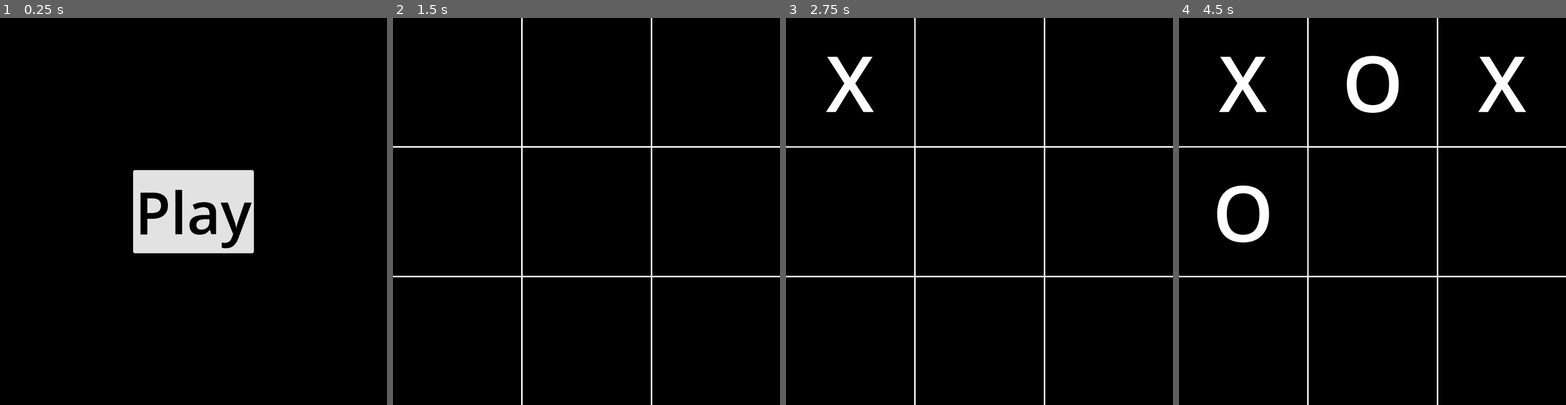
Above: before the commit, frames 1-4 (left to right).
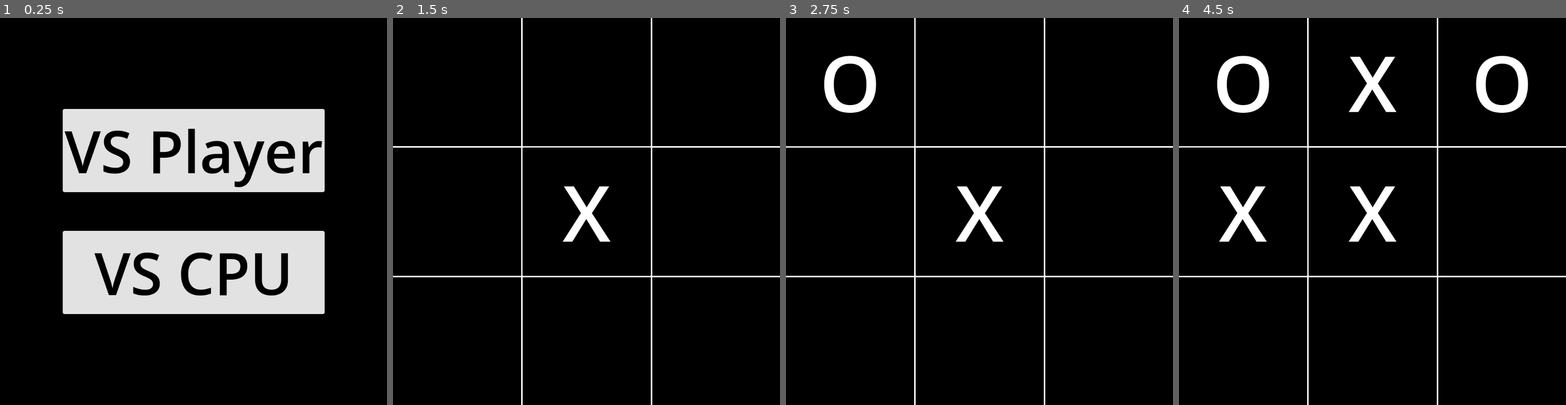
Above: after the commit, the same moments.

Repository: Vorgenstad/tic-tac-toe
Game: Godot game, scene res://scenes/main.tscn
Same seed, same stepped clock (60 frames per second), same inputs: the game is played once before the commit and once after it.
Inputs (mouse positions are in pixels of both pictures, inside the frame that each line leads up to):
- Up to frame 1 (0.25 s): no input
- Up to frame 2 (1.5 s): click (586, 149) at 0.5 s, where only the run after the commit has a clickable "VS Player"; click (586, 211) at 1.25 s, where only the run before the commit has a clickable "Play"
- Up to frame 3 (2.75 s): click (851, 83) at 2 s
- Up to frame 4 (4.5 s): click (1372, 83) at 2.75 s; click (1504, 83) at 3.5 s; click (1244, 211) at 4.25 s

The runs differ from the first frame. In frame 1, 24% of the frame differs, in the area x 16-84%, y 23-77%; in frame 2, 1.0%; in frame 3, 2.0%; in frame 4, 5.7%.

Commit message:
Added button to play agains a basic CPU that just marks a random cell

Diff:
--- a/scenes/game.tscn
+++ b/scenes/game.tscn
@@ -14,5 +14,5 @@
 unique_name_in_owner = true
 visible = false
 
-[connection signal="cell_pressed" from="Board" to="." method="_on_board_cell_pressed"]
+[connection signal="cell_marked" from="Board" to="." method="_on_board_cell_marked"]
 [connection signal="restart_actioned" from="UI" to="." method="_on_ui_restart_actioned"]
--- a/scenes/menu.tscn
+++ b/scenes/menu.tscn
@@ -5,18 +5,27 @@
 [node name="Menu" type="CanvasLayer"]
 script = ExtResource("1_1ynsh")
 
-[node name="PlayButton" type="Button" parent="."]
+[node name="VBoxContainer" type="VBoxContainer" parent="."]
 anchors_preset = 8
 anchor_left = 0.5
 anchor_top = 0.5
 anchor_right = 0.5
 anchor_bottom = 0.5
-offset_left = -20.5
-offset_top = -15.5
-offset_right = 20.5
-offset_bottom = 15.5
+offset_left = -156.0
+offset_top = -107.5
+offset_right = 156.0
+offset_bottom = 107.5
 grow_horizontal = 2
 grow_vertical = 2
-text = "Play"
+theme_override_constants/separation = 100
 
-[connection signal="pressed" from="PlayButton" to="." method="_on_play_button_pressed"]
+[node name="PlayerButton" type="Button" parent="VBoxContainer"]
+layout_mode = 2
+text = "VS Player"
+
+[node name="CpuButton" type="Button" parent="VBoxContainer"]
+layout_mode = 2
+text = "VS CPU"
+
+[connection signal="pressed" from="VBoxContainer/PlayerButton" to="." method="_on_player_button_pressed"]
+[connection signal="pressed" from="VBoxContainer/CpuButton" to="." method="_on_cpu_button_pressed"]
--- a/scripts/board.gd
+++ b/scripts/board.gd
@@ -2,6 +2,7 @@
 extends CanvasLayer
 
 signal cell_pressed(x: int, y: int)
+signal cell_marked()
 
 var lines: Array
 
@@ -48,10 +49,13 @@
 func mark_cell(x: int, y: int, value: Constants.CellValue) -> void:
 	_grid[x][y].mark(value)
 
+	cell_marked.emit()
+
 func disable() -> void:
 	for row in _grid:
 		for cell in row:
-			cell.disabled = true
+			if !cell.marked:
+				cell.disabled = true
 
 func draw_winning_line(winning_line: Array) -> Tween:
 	var first_cell_center = _get_cell_center(winning_line[0])
--- a/scripts/cell.gd
+++ b/scripts/cell.gd
@@ -3,6 +3,7 @@
 extends Button
 
 var value := Constants.CellValue.EMPTY
+var marked := value != Constants.CellValue.EMPTY
 
 func reset() -> void:
 	text = ""
--- a/scripts/constants.gd
+++ b/scripts/constants.gd
@@ -13,3 +13,9 @@
 	X,
 	O
 }
+
+enum SecondPlayerType
+{
+	HUMAN,
+	CPU,
+}
--- /dev/null
+++ b/scripts/cpu-player.gd
@@ -0,0 +1,7 @@
+class_name CpuPlayer
+extends Player
+
+func play() -> void:
+	var random_cell := Vector2(randi_range(0, 2), randi_range(0, 2))
+
+	_board.mark_cell(int(random_cell.x), int(random_cell.y), value)
--- a/scripts/game.gd
+++ b/scripts/game.gd
@@ -1,31 +1,40 @@
 class_name Game
 extends Node2D
 
-var _current_value := Constants.CellValue.X
 var _plays := 0
 
-@onready var _board: Board = %Board
-@onready var _ui: UI = %UI
+var _x_player: Player
+var _o_player: Player
+
+var _current_player : Player
+
+@onready var _board: Board
+@onready var _ui: UI
 
 @onready var _session := Session.new()
 
+func initialize(x_player: Player, o_player: Player) -> void:
+	_x_player = x_player
+	_o_player = o_player
+
+func _ready() -> void:
+	_board = %Board
+	_ui = %UI
+
+	_x_player.initialize(_board)
+	_o_player.initialize(_board)
+
+	_current_player = _x_player
+
+	_current_player.play()
+
 func reset() -> void:
-	_current_value = Constants.CellValue.X
+	_current_player = _x_player
 	_plays = 0
 
 	_board.reset()
 
-func _on_board_cell_pressed(x: int, y: int) -> void:
-	_board.mark_cell(x, y, _current_value)
-
-	_plays = _plays + 1
-
-	var is_win := _check_win()
-
-	if (!is_win && _plays == 9):
-		_game_over(0, [])
-
-	_current_value = Constants.CellValue.O if _current_value == Constants.CellValue.X else Constants.CellValue.X
+	_current_player.play()
 
 func _check_win() -> bool:
 	for line in _board.lines:
@@ -77,6 +86,22 @@
 		-3: return Constants.Winner.O
 		_: return Constants.Winner.NONE
 
+func _on_board_cell_marked() -> void:
+	_plays = _plays + 1
+
+	var is_win := _check_win()
+
+	if (!is_win):
+		if (_plays == 9):
+			_game_over(0, [])
+		else:
+			_next_turn()
+
+func _next_turn() -> void:
+	_current_player = _x_player if _current_player == _o_player else _o_player
+
+	_current_player.play()
+
 func _on_ui_restart_actioned() -> void:
 	_ui.visible = false
 	reset()
--- /dev/null
+++ b/scripts/human-player.gd
@@ -0,0 +1,15 @@
+class_name HumanPlayer
+extends Player
+
+func initialize(board: Board) -> void:
+	_board = board
+
+func play() -> void:
+	_board.cell_pressed.connect(_on_board_cell_pressed)
+
+	# _board.enable()
+
+func _on_board_cell_pressed(x: int, y: int) -> void:
+	_board.cell_pressed.disconnect(_on_board_cell_pressed)
+
+	_board.mark_cell(x, y, value)
--- a/scripts/main.gd
+++ b/scripts/main.gd
@@ -2,9 +2,26 @@
 
 @export var gameScene: PackedScene
 
-func _on_menu_start_actioned() -> void:
+func _on_menu_start_actioned(secondPlayerType: Constants.SecondPlayerType) -> void:
 	var game: Game = gameScene.instantiate()
+
+	var firstPlayer := HumanPlayer.new(Constants.CellValue.X)
+
+	var secondPlayer := _build_second_player(secondPlayerType)
+
+	game.initialize(firstPlayer, secondPlayer)
 
 	add_child(game)
 
 	$Menu.queue_free()
+
+func _build_second_player(secondPlayerType: Constants.SecondPlayerType) -> Player:
+	match secondPlayerType:
+		Constants.SecondPlayerType.HUMAN:
+			return HumanPlayer.new(Constants.CellValue.O)
+		Constants.SecondPlayerType.CPU:
+			return CpuPlayer.new(Constants.CellValue.O)
+		_:
+			assert(false, "Unexpected second player type")
+
+	return null
--- a/scripts/menu.gd
+++ b/scripts/menu.gd
@@ -1,6 +1,9 @@
 extends CanvasLayer
 
-signal start_actioned()
+signal start_actioned(secondPlayer: Constants.SecondPlayerType)
 
-func _on_play_button_pressed() -> void:
-	start_actioned.emit()
+func _on_player_button_pressed() -> void:
+	start_actioned.emit(Constants.SecondPlayerType.HUMAN)
+
+func _on_cpu_button_pressed() -> void:
+	start_actioned.emit(Constants.SecondPlayerType.CPU)
--- /dev/null
+++ b/scripts/player.gd
@@ -0,0 +1,18 @@
+class_name Player
+extends Node
+
+var _board: Board
+
+var value: Constants.CellValue
+
+func _init(cell_value: Constants.CellValue) -> void:
+	value = cell_value
+
+func initialize(board: Board) -> void:
+	_board = board
+
+func play() -> void:
+	pass
+
+func _on_board_cell_pressed(x: int, y: int) -> void:
+	_board.mark_cell(x, y, value)
